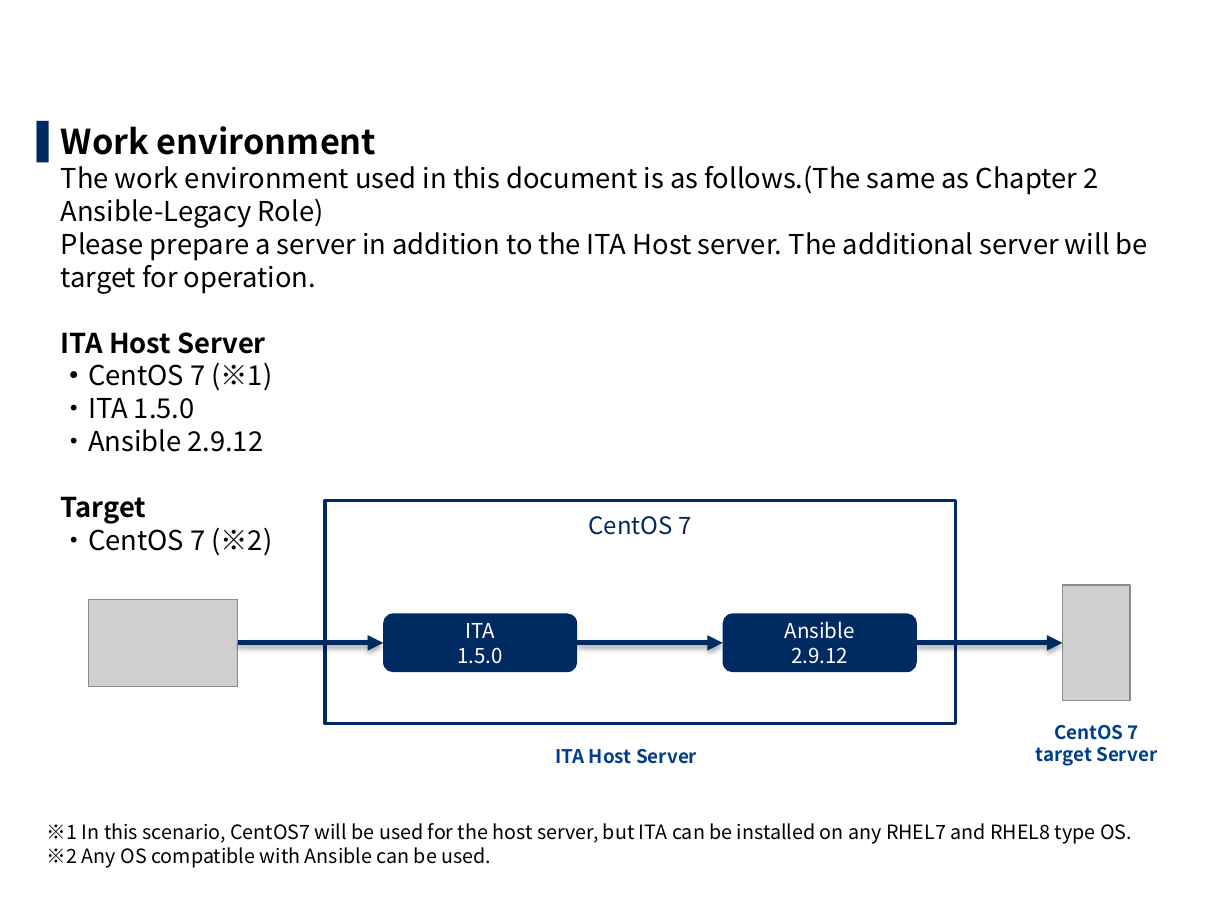
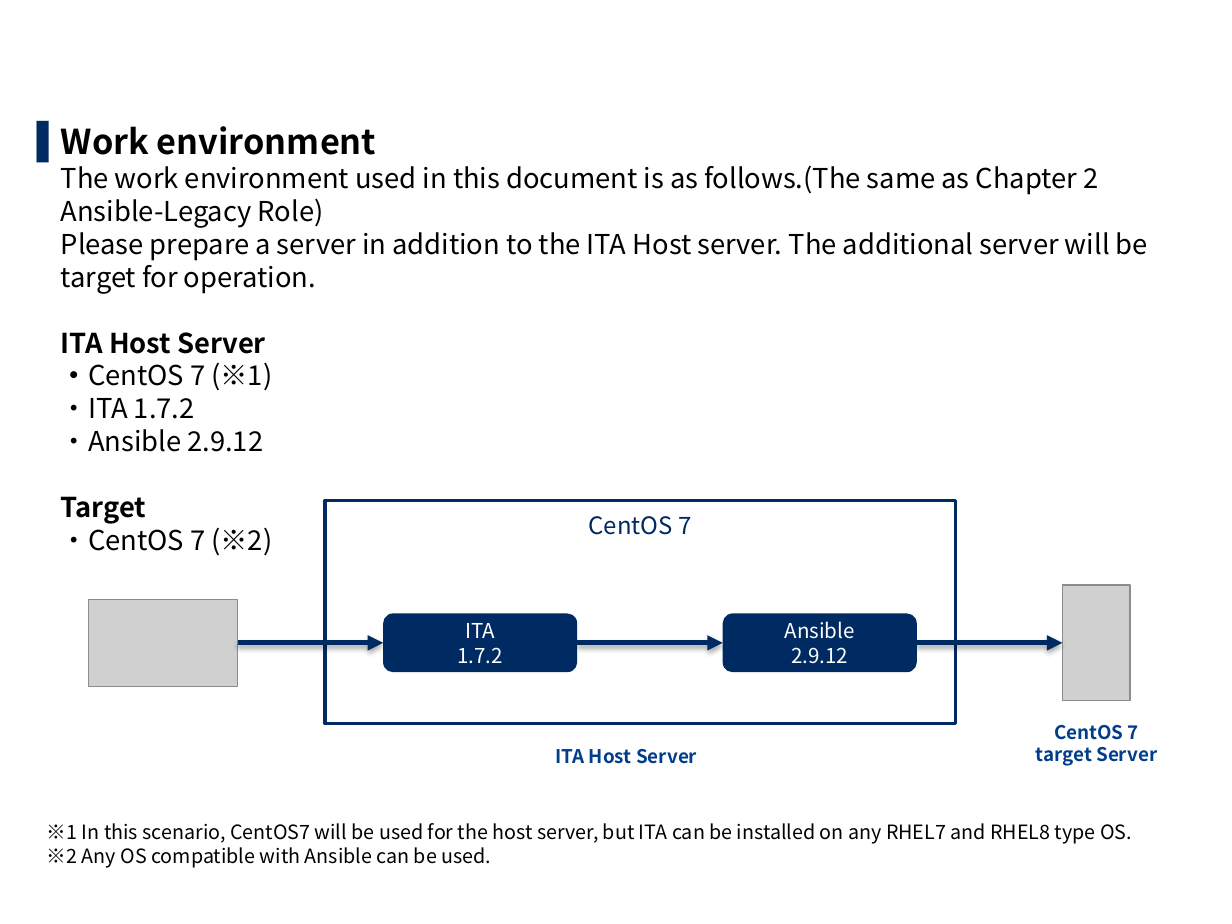
Before and after one commit to exastro-suite/it-automation-docs, a slide deck: slide 5 of asset/Learn/ITA-Ansible-Driver_en_practice.pptx. Drawn at 1232x924 pixels with LibreOffice and Linux fonts; fonts in the diff are those of the drawing; grey boxes stand for pictures; background and template pictures are left out. Boxes give left, top, right and bottom in pixels: in the first picture for what was removed or moved away, otherwise in the second. Text is boxed around its words. In the diff, an @@ line names an element or a change of style, - is before the commit and + after.

```diff
--- a/asset/Learn/ITA-Ansible-Driver_en_practice.pptx
+++ b/asset/Learn/ITA-Ansible-Driver_en_practice.pptx
@@ text at (61,126,1148,556): text changed @@
-▌ Work environment
-  The work environment used in this document is as follows.(The same as Chapter 2 Ansible-Legacy Role)
-  Please prepare a server in addition to the ITA Host server. The additional server will be target for operation.
-  ITA Host Server
-  ・CentOS 7 (※1)
-  ・ITA 1.5.0
-  ・Ansible 2.9.12
-  Target
-  ・CentOS 7 (※2)
+▌ Work environment
+  The work environment used in this document is as follows.(The same as Chapter 2 Ansible-Legacy Role)
+  Please prepare a server in addition to the ITA Host server. The additional server will be target for operation.
+  ITA Host Server
+  ・CentOS 7 (※1)
+  ・ITA 1.7.2
+  ・Ansible 2.9.12
+  Target
+  ・CentOS 7 (※2)
@@ text in rounded rectangle at (457,647,503,663): text changed @@
-1.5.0
+1.7.2
```
Also in this commit, not shown: 30 other slides changed, 7 other files.
